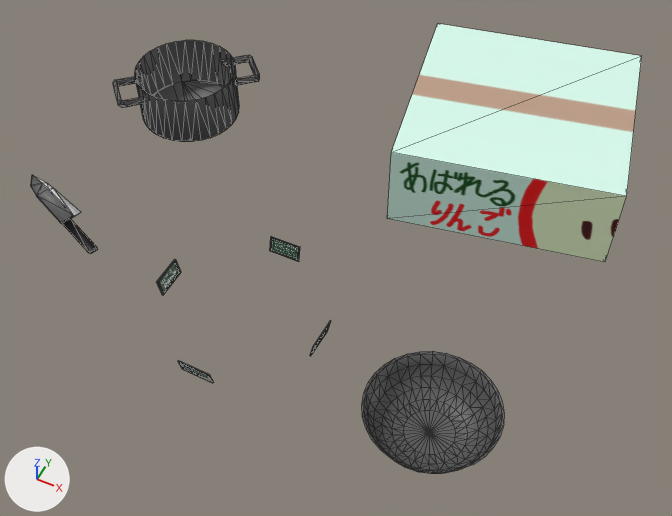
Renders of the OBJ model project/Resources/Models/stage/backGround.obj from each side of a commit.
The view is the same before and after, from a 50 mm lens placed at (292.0, -407.0, 623.0), pointed at (42.0, 93.0, -2.0). The axes (+X, +Y, +Z) are drawn at lower left. The lights are the same throughout. The picture after the commit comes second. Mesh edges are drawn as thin lines. Where no turn or scale is listed for an object, it has been applied to the vertices. Vertices at exactly the same position are counted once.
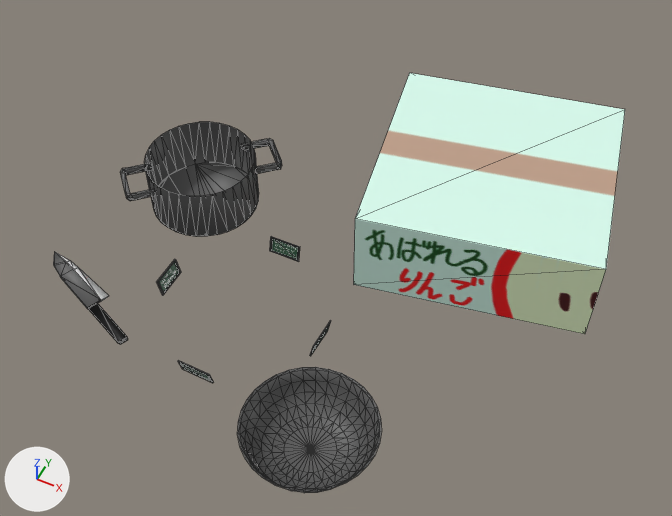
Pixel boxes (x1, y1, x2, y2) of what changed, in the pictures (672 x 516 px; the box of a moved part takes in the faces that stretch with it):
'Cylinder', reshaped (6% narrower, 7% shorter)
    before: (30, 24, 641, 474)
    after: (53, 73, 625, 493)
part 1 of me_cylinder, moved or reshaped
    before: (135, 40, 239, 142)
    after: (144, 122, 259, 237)
part 2 of me_cylinder, moved or reshaped
    before: (113, 75, 145, 108)
    after: (120, 162, 156, 201)
part 3 of me_cylinder, moved or reshaped
    before: (223, 55, 260, 86)
    after: (241, 138, 282, 174)
part 4 of me_cylinder, moved or reshaped
    before: (362, 351, 504, 474)
    after: (237, 367, 382, 493)
part 5 of me_cylinder, moved or reshaped
    before: (30, 175, 97, 253)
    after: (53, 251, 128, 344)
part 6 of me_cylinder, moved or reshaped
    before: (387, 24, 641, 262)
    after: (354, 73, 625, 334)

What changed in the scene script:
```text
Change me_cylinder:
    used by ob_cylinder; location = (0.0, 0.0, 0.0)
    remove me_cylinder.from_pydata(...)  # 448 vertices, 780 faces; spans x -271.0..260.0, y -89.0..391.0, z -1.0..82.0
    add me_cylinder.from_pydata(...)  # 448 vertices, 780 faces; spans x -188.0..267.0, y -144.0..304.0, z -1.0..82.0
    me_cylinder part 1: the loose piece of 64 vertices spanning x -236.0..-135.0, y 159.0..259.0, z 0.0..52.0 is moved by (83.0, -105.0, 0.0)
    me_cylinder part 2: the loose piece of 24 vertices spanning x -249.0..-202.0, y 147.0..194.0, z 35.0..41.0 is moved by (83.0, -105.0, 0.0)
    me_cylinder part 3: the loose piece of 24 vertices spanning x -169.0..-122.0, y 225.0..271.0, z 35.0..41.0 is moved by (83.0, -105.0, 0.0)
    me_cylinder part 4: the loose piece of 225 vertices spanning x 134.0..239.0, y -89.0..16.0, z -1.0..32.0 is moved by (-75.0, -54.0, 0.0)
    me_cylinder part 5: the loose piece of 38 vertices spanning x -271.0..-155.0, y -2.0..57.0, z -1.0..1.0 is moved by (83.0, -72.0, 0.0)
    me_cylinder part 6: the loose piece of 9 vertices spanning x 26.0..260.0, y 157.0..391.0, z 0.0..82.0 is moved by (7.0, -86.0, 0.0)
```
